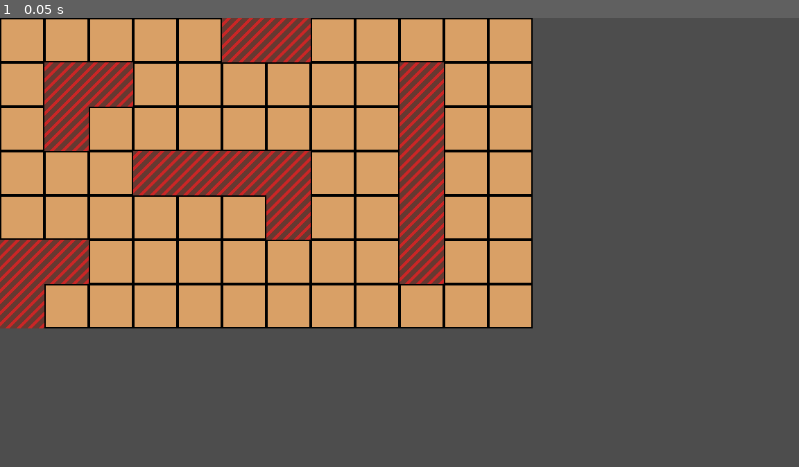
Above: before the commit, frame 1.
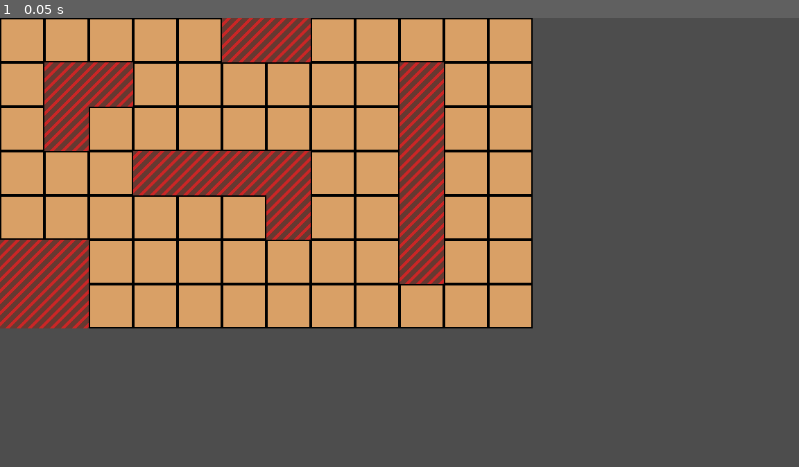
Above: after the commit, the same moment.

Repository: s3716853/tank-game
Game: Godot game, scene res://Scenes/Maps/map2.tscn
Two runs of this game, one before a commit and one after it. Both use one fixed random seed, a clock stepped at 60 frames per second and the inputs below. This scene is started directly instead of the project's main scene.
Inputs:
- Up to frame 1 (0.05 s): no input

The runs differ from the first frame. In frame 1, 0.6% of the frame differs, in the area x 5-12%, y 59-70%.

Commit message:
fixed bug that caused tiles that had no adjacent empty cell to crash the game

Diff:
--- a/Scenes/Maps/map2.tscn
+++ b/Scenes/Maps/map2.tscn
@@ -18,6 +18,6 @@
 sources/0 = SubResource("TileSetAtlasSource_euu2k")
 
 [node name="TileMapLayer" type="TileMapLayer"]
-tile_map_data = PackedByteArray("AAAAAAAAAAAAAAAAAAAAAAEAAAAAAAAAAAAAAAIAAAAAAAAAAAAAAAMAAAACAAAAAAAAAAQAAAAAAAAAAAAAAAUAAAABAAAAAAAAAAYAAAABAAAAAAABAAYAAAAAAAAAAAACAAYAAAAAAAAAAAADAAYAAAAAAAAAAAAE …(1186 unchanged characters)…
+tile_map_data = PackedByteArray("AAAAAAAAAAAAAAAAAAAAAAEAAAAAAAAAAAAAAAIAAAAAAAAAAAAAAAMAAAACAAAAAAAAAAQAAAAAAAAAAAAAAAUAAAABAAAAAAAAAAYAAAABAAAAAAABAAYAAAABAAAAAAACAAYAAAAAAAAAAAADAAYAAAAAAAAAAAAE …(1186 unchanged characters)…
 tile_set = SubResource("TileSet_t0kjv")
 script = ExtResource("2_lwvsv")
--- a/Scripts/map.gd
+++ b/Scripts/map.gd
@@ -205,9 +205,14 @@
 							grid[cell.x][cell.y].heuristic = lowest + 1
 
 		neighbours = empty_values
-
+		var is_empty = false
+		if neighbours.is_empty():
+			is_empty = true
 		can_move_on = true
 		for child in get_children():
+			if is_empty:
+				if !child.heuristic:
+					child.heuristic = 100
 			if !child.heuristic:
 				can_move_on = false
 
